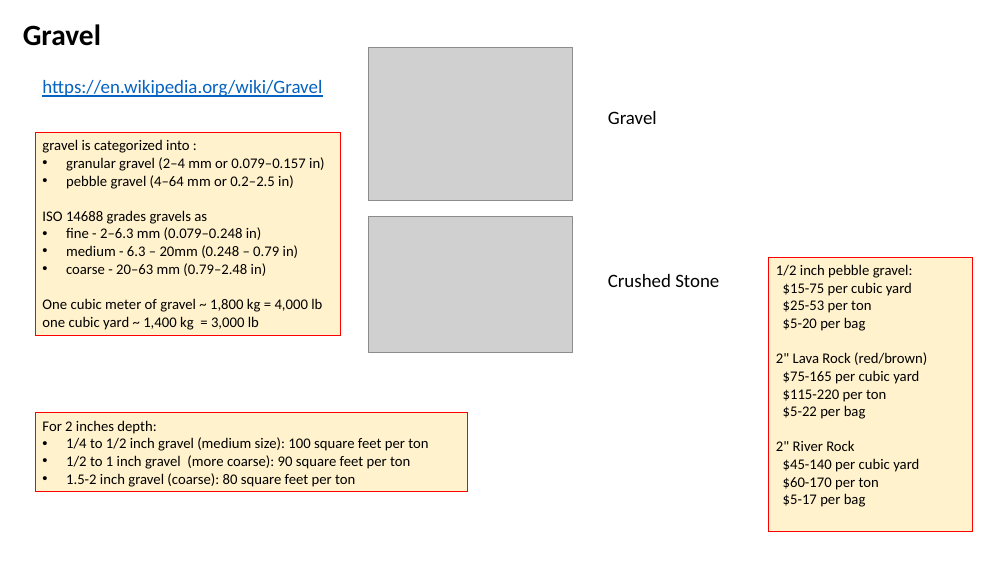
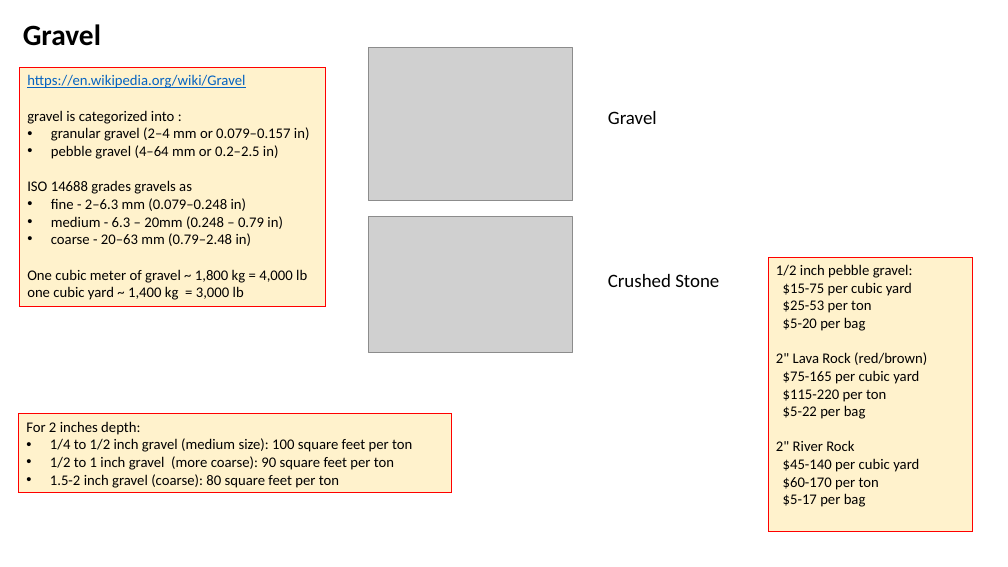
Before and after one commit to lselector/misc_farm, a slide deck: slide 3 of misc/water_drainage.pptx (slide 2 before the commit). Drawn at 1008x567 pixels with LibreOffice and Linux fonts; fonts in the diff are those of the drawing; grey boxes stand for pictures. Boxes give left, top, right and bottom in pixels: in the first picture for what was removed or moved away, otherwise in the second. Text is boxed around its words. In the diff, an @@ line names an element or a change of style, - is before the commit and + after.

Commit message:
update

```diff
--- a/misc/water_drainage.pptx
+++ b/misc/water_drainage.pptx
@@ rectangle "https://en.wikipedia.org/wiki/Gravel": place and size @@
-rectangle "https://en.wikipedia.org/wiki/Gravel" at (35,132,340,336)
+rectangle "https://en.wikipedia.org/wiki/Gravel" at (20,67,325,306)
@@ text in rectangle at (27,74,245,88): paragraph added @@
+https://en.wikipedia.org/wiki/Gravel
@@ text removed at (42,80,322,97) @@
-https://en.wikipedia.org/wiki/Gravel
@@ rectangle "For 2 inches depth:": place and size @@
-rectangle "For 2 inches depth:" at (35,413,467,492)
+rectangle "For 2 inches depth:" at (19,414,451,492)
```
Also in this commit, not shown: 2 slides added.
